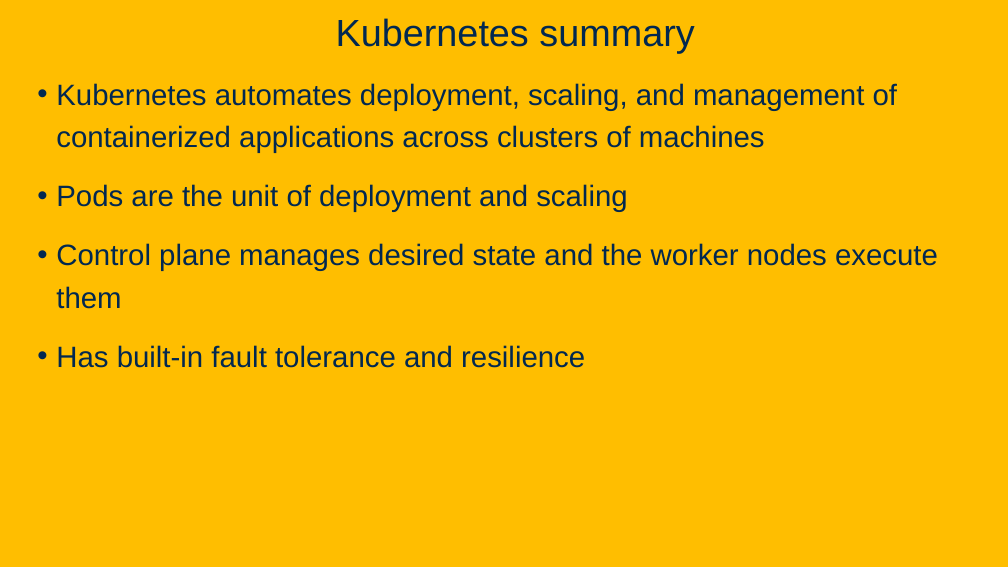
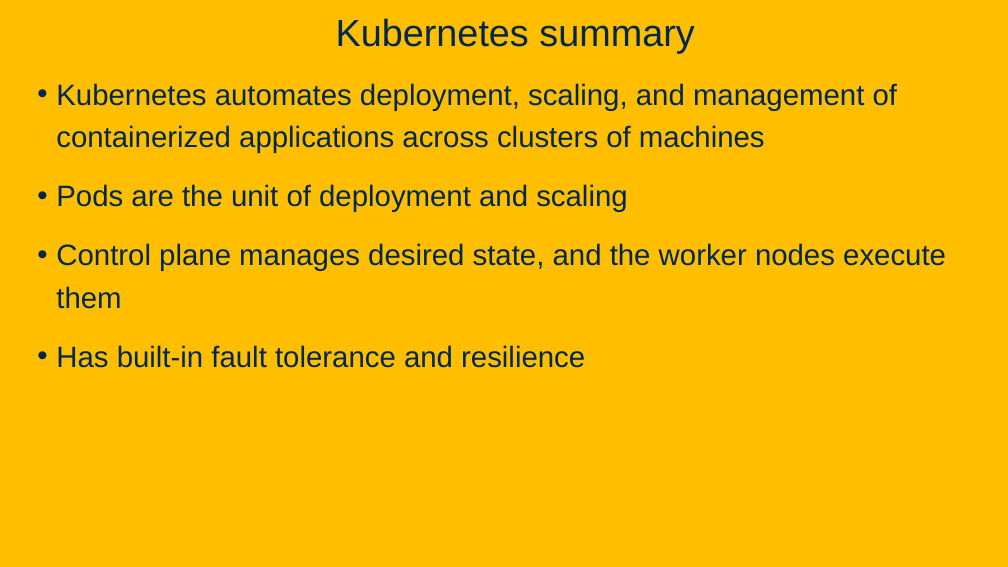
Before and after one commit to davsec-teaching/W26_ECS_160, a slide deck: slide 43 of slides/Kubernetes.pptx (slide 37 before the commit). Drawn at 1008x567 pixels with LibreOffice and Linux fonts; fonts in the diff are those of the drawing; background and template pictures are left out. Boxes give left, top, right and bottom in pixels: in the first picture for what was removed or moved away, otherwise in the second. Text is boxed around its words. In the diff, an @@ line names an element or a change of style, - is before the commit and + after.

Commit message:
nits in Kubernetes slides, WIP software testing

```diff
--- a/slides/Kubernetes.pptx
+++ b/slides/Kubernetes.pptx
@@ text at [56, 243, 946, 309]: text changed @@
-• Control plane manages desired state and the worker nodes execute them
+• Control plane manages desired state, and the worker nodes execute them
```
Also in this commit, not shown: 16 other slides changed, 7 slides added, 1 slide removed, 1 other file.
